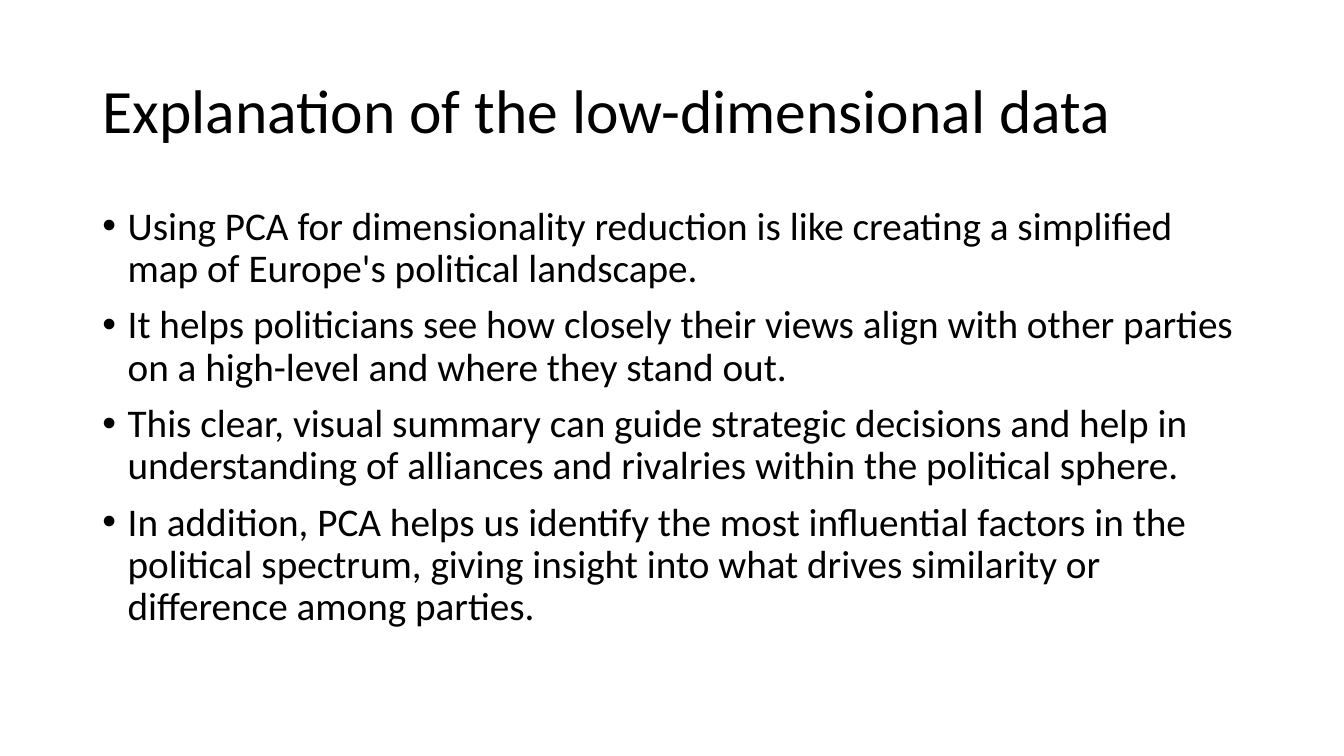
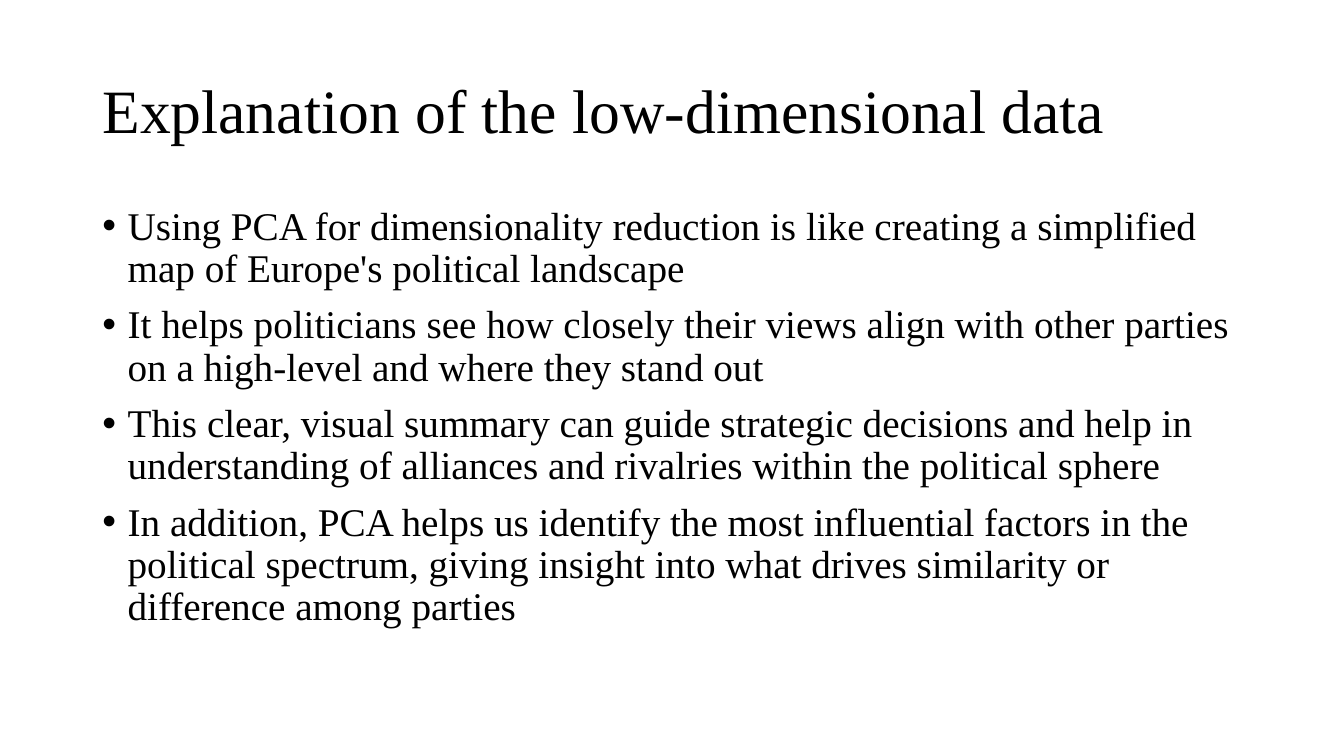
Before and after one commit to MikkoNaerhi/PoliticalPartyPCA-DimensionReduction, a slide deck: slide 13 of Presentation.pptx. Drawn at 1344x756 pixels with LibreOffice and Linux fonts; fonts in the diff are those of the drawing. Boxes give left, top, right and bottom in pixels: in the first picture for what was removed or moved away, otherwise in the second. Text is boxed around its words. In the diff, an @@ line names an element or a change of style, - is before the commit and + after.

Commit message:
Updated Presentation.

```diff
--- a/Presentation.pptx
+++ b/Presentation.pptx
@@ title "Explanation of the low-dimensional data" at bbox=[102, 89, 1104, 144]: font Calibri to Times New Roman @@
@@ text at bbox=[128, 212, 1228, 628]: text changed; font Calibri to Times New Roman @@
-• Using PCA for dimensionality reduction is like creating a simplified map of Europe's political landscape.
-• It helps politicians see how closely their views align with other parties on a high-level and where they stand out.
-• This clear, visual summary can guide strategic decisions and help in understanding of alliances and rivalries within the political sphere.
-• In addition, PCA helps us identify the most influential factors in the political spectrum, giving insight into what drives similarity or difference among parties.
+• Using PCA for dimensionality reduction is like creating a simplified map of Europe's political landscape
+• It helps politicians see how closely their views align with other parties on a high-level and where they stand out
+• This clear, visual summary can guide strategic decisions and help in understanding of alliances and rivalries within the political sphere
+• In addition, PCA helps us identify the most influential factors in the political spectrum, giving insight into what drives similarity or difference among parties
```
Also in this commit, not shown: 14 other slides changed, 1 slide removed.
